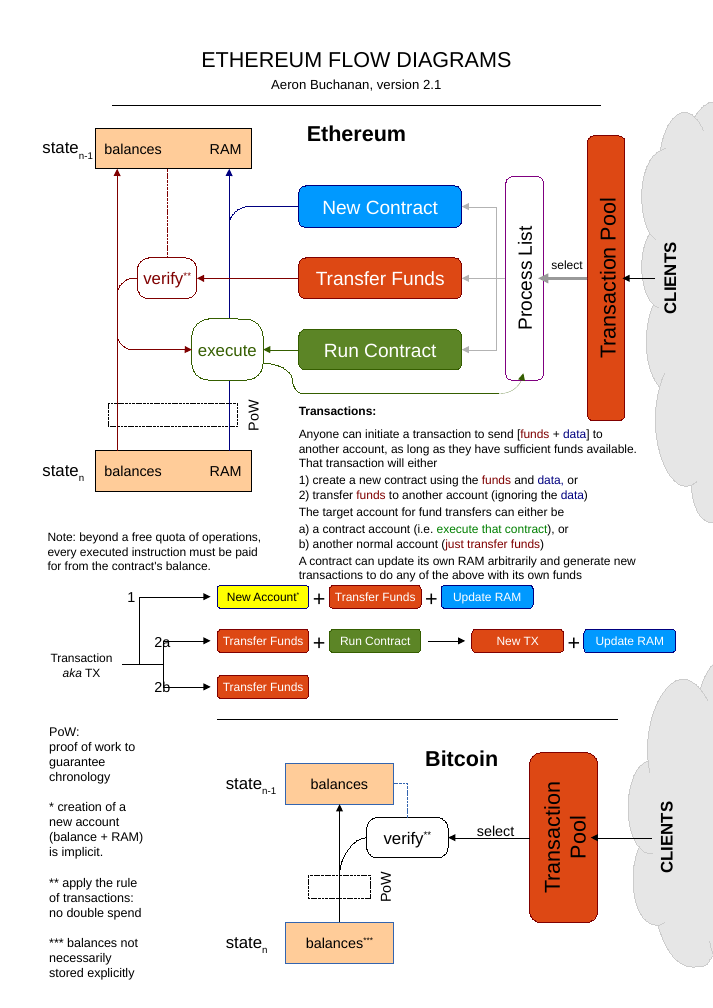
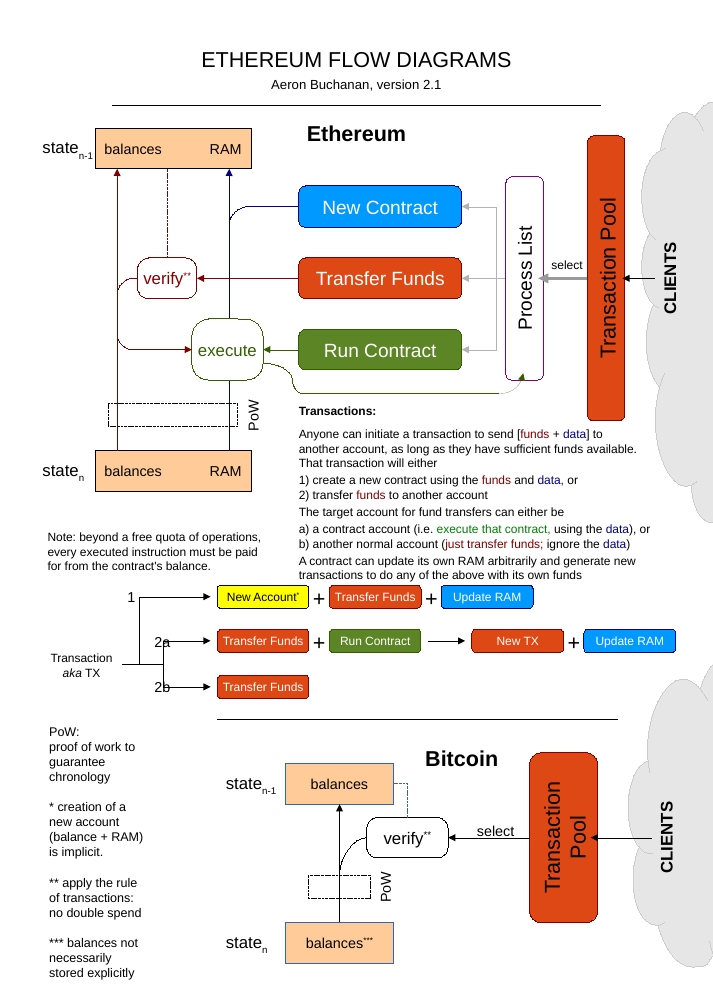
Before and after one commit to aeronbuchanan/ethereum, a slide deck: slide 1 of FlowDiagram.odp. Drawn at 713x1008 pixels with LibreOffice and Linux fonts; fonts in the diff are those of the drawing. Boxes give left, top, right and bottom in pixels: in the first picture for what was removed or moved away, otherwise in the second. Text is boxed around its words. In the diff, an @@ line names an element or a change of style, - is before the commit and + after.

```diff
--- a/FlowDiagram.odp
+++ b/FlowDiagram.odp
@@ text at (299,490,488,501): text changed @@
-2) transfer funds to another account (ignoring the data)
+2) transfer funds to another account
@@ text at (299,524,651,550): text changed @@
-a) a contract account (i.e. execute that contract), or
-b) another normal account (just transfer funds)
+a) a contract account (i.e. execute that contract, using the data), or
+b) another normal account (just transfer funds; ignore the data)
```
Also in this commit, not shown: 1 other file.
